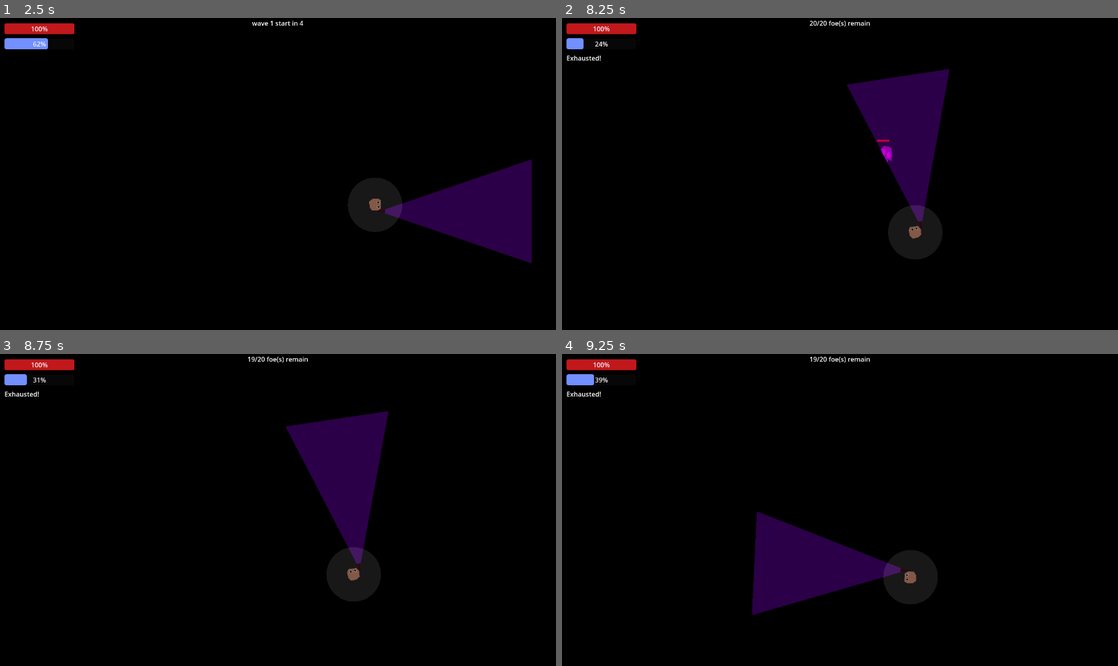
Above: before the commit, frames 1-4 (two rows, left to right).
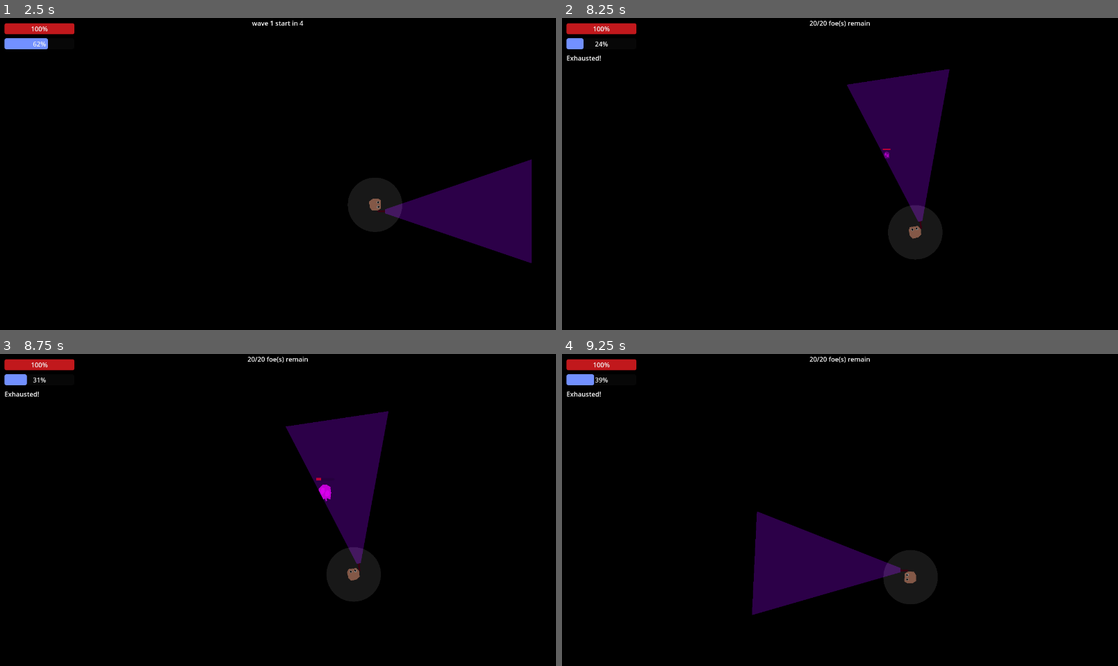
Above: after the commit, the same moments.

Repository: mncc8337/blashout
Game: Godot game, scene res://scenes/main.tscn
The game is run twice, just before and just after one commit, with the same random seed, the same clock (stepped at 60 frames per second) and the same inputs.
Inputs (mouse positions are in pixels of both pictures, inside the frame that each line leads up to):
- Up to frame 1 (2.5 s): move the mouse to (400, 158) at 0.52 s; hold D (right) 0.53-1.28 s; hold Shift (run) 0.53-1.28 s; move the mouse to (166, 189) at 1.27 s; hold S (down) 1.28-2.03 s; tap Shift (run) at 1.35 s; move the mouse to (333, 105) at 2.02 s; hold D (right) from 2.03 s (still down); hold Shift (run) from 2.03 s (still down)
- Up to frame 2 (8.25 s): move the mouse to (812, 236) at 2.77 s; release D (right) at 2.78 s; release Shift (run) at 2.78 s; hold W (up) 2.78-3.53 s; tap Shift (run) every 1.5 s from 2.85 to 7.35 s; move the mouse to (1006, 220) at 3.52 s; hold Shift (run) 3.53-4.28 s; hold A (left) 3.53-5.03 s; move the mouse to (673, 127) at 4.27 s; move the mouse to (867, 174) at 5.02 s; hold S (down) 5.03-5.78 s; hold Shift (run) 5.03-5.78 s; move the mouse to (756, 96) at 5.77 s; hold D (right) 5.78-6.53 s; move the mouse to (962, 158) at 6.52 s; hold W (up) 6.53-7.28 s; hold Shift (run) 6.53-7.28 s; move the mouse to (728, 189) at 7.27 s; hold D (right) 7.28-8.03 s; move the mouse to (895, 105) at 8.02 s; hold S (down) from 8.03 s (still down); hold Shift (run) from 8.03 s (still down)
- Up to frame 3 (8.75 s): keep holding S (down); keep holding Shift (run)
- Up to frame 4 (9.25 s): move the mouse to (812, 572) at 8.77 s; release S (down) at 8.78 s; release Shift (run) at 8.78 s; hold A (left) from 8.78 s (still down); tap Shift (run) at 8.85 s

Frame 1 is identical in both runs. In frame 2, less than 0.1% of the frame differs, in the area x 56-60%, y 38-47%; in frame 3, 0.1%, in the area x 44-60%, y 0-48%; in frame 4, less than 0.1%.

Commit message:
foe/grave spawn/die animation

Diff:
--- a/scenes/foe.tscn
+++ b/scenes/foe.tscn
@@ -1,7 +1,6 @@
-[gd_scene load_steps=5 format=3 uid="uid://bycwegn7joe5n"]
+[gd_scene load_steps=7 format=3 uid="uid://bycwegn7joe5n"]
 
 [ext_resource type="Script" path="res://scripts/foe.gd" id="1_w5fsp"]
-[ext_resource type="Texture2D" uid="uid://d0ou6idyolsw" path="res://imgs/foe.png" id="2_1wkg2"]
 
 [sub_resource type="StyleBoxFlat" id="StyleBoxFlat_jaxkr"]
 bg_color = Color(1, 0.117647, 0.137255, 0.74902)
@@ -9,20 +8,78 @@
 [sub_resource type="Theme" id="Theme_ctdp7"]
 ProgressBar/styles/fill = SubResource("StyleBoxFlat_jaxkr")
 
+[sub_resource type="Animation" id="Animation_4fs45"]
+resource_name = "spawn"
+length = 0.5
+tracks/0/type = "value"
+tracks/0/imported = false
+tracks/0/enabled = true
+tracks/0/path = NodePath("Polygon2D:color")
+tracks/0/interp = 2
+tracks/0/loop_wrap = true
+tracks/0/keys = {
+"times": PackedFloat32Array(0, 0.5),
+"transitions": PackedFloat32Array(1, 1),
+"update": 0,
+"values": [Color(1, 1, 1, 0), Color(1, 1, 1, 0.788235)]
+}
+tracks/1/type = "value"
+tracks/1/imported = false
+tracks/1/enabled = true
+tracks/1/path = NodePath(".:scale")
+tracks/1/interp = 1
+tracks/1/loop_wrap = true
+tracks/1/keys = {
+"times": PackedFloat32Array(0, 0.5),
+"transitions": PackedFloat32Array(1, 1),
+"update": 0,
+"values": [Vector2(0, 0), Vector2(3, 3)]
+}
+
+[sub_resource type="Animation" id="Animation_4bbli"]
+resource_name = "die"
+length = 0.5
+tracks/0/type = "value"
+tracks/0/imported = false
+tracks/0/enabled = true
+tracks/0/path = NodePath("Polygon2D:color")
+tracks/0/interp = 1
+tracks/0/loop_wrap = true
+tracks/0/keys = {
+"times": PackedFloat32Array(0, 0.5),
+"transitions": PackedFloat32Array(1, 1),
+"update": 0,
+"values": [Color(1, 1, 1, 0.788235), Color(1, 1, 1, 0)]
+}
+tracks/1/type = "value"
+tracks/1/imported = false
+tracks/1/enabled = true
+tracks/1/path = NodePath(".:scale")
+tracks/1/interp = 1
+tracks/1/loop_wrap = true
+tracks/1/keys = {
+"times": PackedFloat32Array(0, 0.5),
+"transitions": PackedFloat32Array(1, 1),
+"update": 0,
+"values": [Vector2(3, 3), Vector2(1e-05, 1e-05)]
+}
+
+[sub_resource type="AnimationLibrary" id="AnimationLibrary_qwr4n"]
+_data = {
+"die": SubResource("Animation_4bbli"),
+"spawn": SubResource("Animation_4fs45")
+}
+
 [node name="foe" type="CharacterBody2D" groups=["foe"]]
 position = Vector2(750, 448)
-scale = Vector2(3, 3)
+scale = Vector2(1e-05, 1e-05)
 collision_layer = 2
 collision_mask = 2
 motion_mode = 1
 script = ExtResource("1_w5fsp")
 
-[node name="Sprite2D" type="Sprite2D" parent="."]
-visible = false
-texture = ExtResource("2_1wkg2")
-
 [node name="Polygon2D" type="Polygon2D" parent="."]
-color = Color(1, 1, 1, 0.545098)
+color = Color(1, 1, 1, 0)
 polygon = PackedVector2Array(-6, -4, -2.66666, -7.66667, 1, -7.33334, 3.66667, -5.66667, 4.33334, -1, 3.66667, 4.66666, 0.666672, 3.33333, 1, 5.66666, 0, 6, -0.666656, 4, -2.66666, 4.66666, -3.33333, 5.66666, -5.33333, 6, -6, 4.66666)
 
 [node name="Polygon2D4" type="CollisionPolygon2D" parent="."]
@@ -51,3 +108,12 @@
 
 [node name="attack_cooldown" type="Timer" parent="."]
 one_shot = true
+
+[node name="die_timer" type="Timer" parent="."]
+wait_time = 0.6
+one_shot = true
+
+[node name="AnimationPlayer" type="AnimationPlayer" parent="."]
+libraries = {
+"": SubResource("AnimationLibrary_qwr4n")
+}
--- a/scenes/grave.tscn
+++ b/scenes/grave.tscn
@@ -12,9 +12,47 @@
 [sub_resource type="Theme" id="Theme_7fvyk"]
 ProgressBar/styles/fill = SubResource("StyleBoxFlat_uhm6t")
 
+[sub_resource type="Animation" id="Animation_0nccc"]
+resource_name = "spawn"
+length = 0.5
+tracks/0/type = "value"
+tracks/0/imported = false
+tracks/0/enabled = true
+tracks/0/path = NodePath("Polygon2D:color")
+tracks/0/interp = 2
+tracks/0/loop_wrap = true
+tracks/0/keys = {
+"times": PackedFloat32Array(0, 0.5),
+"transitions": PackedFloat32Array(1, 1),
+"update": 0,
+"values": [Color(1, 1, 1, 0), Color(1, 1, 1, 0.788235)]
+}
+
+[sub_resource type="Animation" id="Animation_366u1"]
+resource_name = "die"
+length = 0.5
+tracks/0/type = "value"
+tracks/0/imported = false
+tracks/0/enabled = true
+tracks/0/path = NodePath("Polygon2D:color")
+tracks/0/interp = 1
+tracks/0/loop_wrap = true
+tracks/0/keys = {
+"times": PackedFloat32Array(0, 0.5),
+"transitions": PackedFloat32Array(1, 1),
+"update": 0,
+"values": [Color(1, 1, 1, 0.788235), Color(1, 1, 1, 0)]
+}
+
+[sub_resource type="AnimationLibrary" id="AnimationLibrary_v1ul4"]
+_data = {
+"die": SubResource("Animation_366u1"),
+"spawn": SubResource("Animation_0nccc")
+}
+
 [node name="grave" type="CharacterBody2D" groups=["grave"]]
 position = Vector2(2, -5)
-scale = Vector2(4.135, 4.135)
+scale = Vector2(4, 4)
 motion_mode = 1
 slide_on_ceiling = false
 wall_min_slide_angle = 0.0
@@ -23,13 +61,12 @@
 platform_on_leave = 2
 script = ExtResource("1_4xd2n")
 SPEED = 0.0
-max_health = 1000.0
 attack_dmg = 0
 attack_range = 0
 attack_cooldown = 0.0
 
 [node name="Polygon2D" type="Polygon2D" parent="."]
-color = Color(0.372549, 0.372549, 0.372549, 1)
+color = Color(1, 1, 1, 0.788235)
 polygon = PackedVector2Array(2.17654, -2.90206, 3, -2, 2.90206, 6.04595, -4, 6, -4, -2, -3, -3)
 
 [node name="Polygon2D2" type="CollisionPolygon2D" parent="."]
@@ -128,3 +165,12 @@
 [node name="attack_cooldown" type="Timer" parent="."]
 wait_time = 7.0
 one_shot = true
+
+[node name="die_timer" type="Timer" parent="."]
+wait_time = 0.6
+one_shot = true
+
+[node name="AnimationPlayer" type="AnimationPlayer" parent="."]
+libraries = {
+"": SubResource("AnimationLibrary_v1ul4")
+}
--- a/scenes/main.tscn
+++ b/scenes/main.tscn
@@ -54,35 +54,32 @@
 color = Color(0.184314, 0.184314, 0.184314, 1)
 polygon = PackedVector2Array(-172, -101, 1252, -103, 1234, 731, -168, 715)
 
-[node name="WallSide1" type="Sprite2D" parent="."]
-position = Vector2(-78, 360)
-scale = Vector2(0.242761, 0.457236)
-texture = ExtResource("5_lssb2")
-
-[node name="WallSide2" type="Sprite2D" parent="."]
-position = Vector2(1433, 402)
-rotation = 3.14159
-scale = Vector2(0.213372, -0.457236)
-texture = ExtResource("5_lssb2")
-
-[node name="Wall" type="Sprite2D" parent="."]
-position = Vector2(755, -13)
-scale = Vector2(0.862384, 0.343628)
-texture = ExtResource("6_5xogt")
-
-[node name="Wall2" type="Sprite2D" parent="."]
-position = Vector2(702, 801)
-scale = Vector2(0.77402, -0.316605)
-texture = ExtResource("6_5xogt")
-
 [node name="player" parent="." instance=ExtResource("1_ir80p")]
 position = Vector2(683, 384)
 
-[node name="CanvasModulate" type="CanvasModulate" parent="."]
-color = Color(0, 0, 0, 1)
-
 [node name="walls" type="Node2D" parent="."]
 scale = Vector2(1.00136, 0.998738)
+
+[node name="WallSide1" type="Sprite2D" parent="walls"]
+position = Vector2(-77.8941, 360.455)
+scale = Vector2(0.242431, 0.457814)
+texture = ExtResource("5_lssb2")
+
+[node name="WallSide2" type="Sprite2D" parent="walls"]
+position = Vector2(1431.05, 402.508)
+rotation = -3.14159
+scale = Vector2(0.213082, -0.457814)
+texture = ExtResource("5_lssb2")
+
+[node name="Wall" type="Sprite2D" parent="walls"]
+position = Vector2(753.975, -13.0164)
+scale = Vector2(0.861213, 0.344062)
+texture = ExtResource("6_5xogt")
+
+[node name="Wall2" type="Sprite2D" parent="walls"]
+position = Vector2(701.047, 802.012)
+scale = Vector2(0.772969, -0.317005)
+texture = ExtResource("6_5xogt")
 
 [node name="wall" parent="walls" instance=ExtResource("2_222mk")]
 position = Vector2(51.9294, 384)
@@ -100,10 +97,15 @@
 position = Vector2(688.064, 715.906)
 scale = Vector2(1366, 1e-05)
 
+[node name="CanvasModulate" type="CanvasModulate" parent="."]
+color = Color(0, 0, 0, 1)
+
 [node name="Camera2D" type="Camera2D" parent="."]
 offset = Vector2(683, 384)
 
 [node name="foes" type="Node" parent="."]
+
+[node name="graves" type="Node" parent="."]
 
 [node name="UI" type="CanvasLayer" parent="."]
 
--- a/scripts/foe.gd
+++ b/scripts/foe.gd
@@ -14,6 +14,8 @@
 var sqr_attack_range
 
 func _ready():
+	$AnimationPlayer.play("spawn")
+
 	health = max_health
 	$healthbar.max_value = max_health
 
@@ -21,6 +23,8 @@
 	sqr_attack_range = attack_range * attack_range
 
 	being_attacked.connect(receive_damage)
+
+	$die_timer.timeout.connect(queue_free)
 
 func receive_damage(damage):
 	if die:
@@ -31,6 +35,7 @@
 	else:
 		health -= 0.1
 	if health <= 0:
+		die = true
 		if is_in_group("foe"):
 			#do sth before this
 			var main = get_tree().get_root().get_node("main")
@@ -38,11 +43,13 @@
 			if rnd < 25:
 				var grave = main.grave_model.instantiate()
 				grave.position = position
-				main.add_child(grave)
+				main.get_node("graves").add_child(grave)
 			main.foe_killed += 1
 			main.foe_killed_total += 1
-			die = true
-		self.queue_free()
+			SPEED = 0
+			attack_dmg = 0
+		$die_timer.start()
+		$AnimationPlayer.play("die")
 		return
 
 func _process(delta):
--- a/scripts/main.gd
+++ b/scripts/main.gd
@@ -7,7 +7,7 @@
 @onready var foe_model = preload("res://scenes/foe.tscn")
 @onready var grave_model = preload("res://scenes/grave.tscn")
 var foe_attack_dmg_max:float = 10
-var foe_speed_max:float = 900.0
+var foe_speed_max:float = 1500.0
 var foe_health_max:float = 100
 var foe_attack_cooldown_max:float = 1.5
 
Not shown: 1 places in scenes/grave.tscn that only renumber resources
